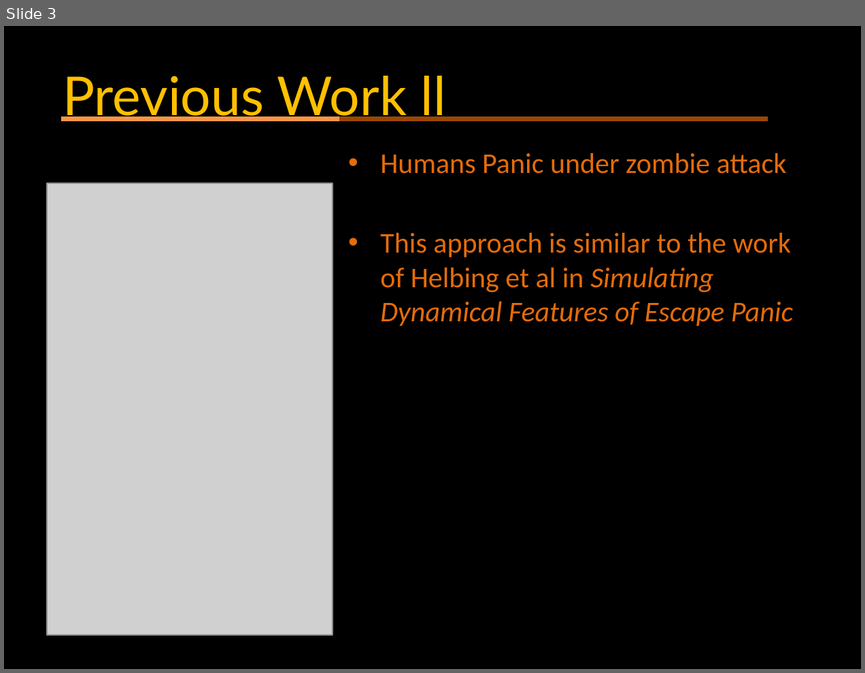
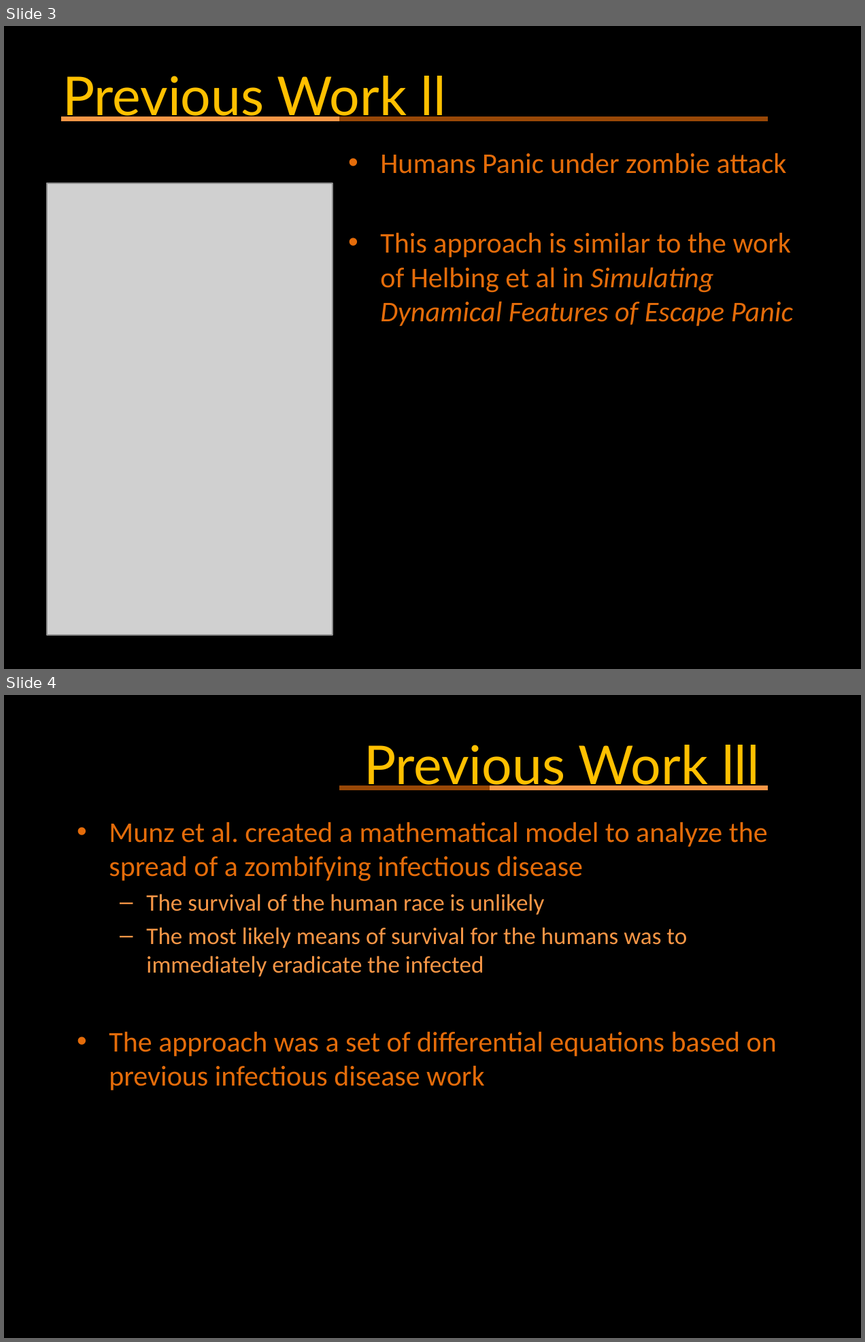
Before and after one commit to anasazi/Swarm-AI---Zombies, a slide deck: ZombieOutbreak.pptx. Shown one above the other, each under a label of ours: slide 3 before the commit, slides 3 and 4 after it. The pictures are 865x673 and 865x1342 pixels, drawn with LibreOffice and Linux fonts; fonts in the diff are those of the drawing; grey boxes stand for pictures. Boxes give left, top, right and bottom in pixels: in the first picture for what was removed or moved away, otherwise in the second. Text is boxed around its words. In the diff, an @@ line names an element or a change of style, - is before the commit and + after.

```diff
--- a/ZombieOutbreak.pptx
+++ b/ZombieOutbreak.pptx
@@ slide 4 added at (x1=4, y1=695, x2=861, y2=1338), background #000000 @@
@@ title added at (x1=364, y1=745, x2=759, y2=790), 45 pt, text #FFC000 @@
+Previous Work lll
@@ line added from (340, 787) to (768, 787), #984807 4.5 pt @@
@@ line added from (490, 787) to (768, 787), #F79646 4.5 pt @@
@@ text added at (x1=109, y1=822, x2=776, y2=1090), 24 pt, text #E46C0A @@
+• Munz et al. created a mathematical model to analyze the spread of a zombifying infectious disease
+  – The survival of the human race is unlikely
+  – The most likely means of survival for the humans was to immediately eradicate the infected
+• The approach was a set of differential equations based on previous infectious disease work
```
Also in this commit, not shown: 3 slides changed, 5 other slides added.
